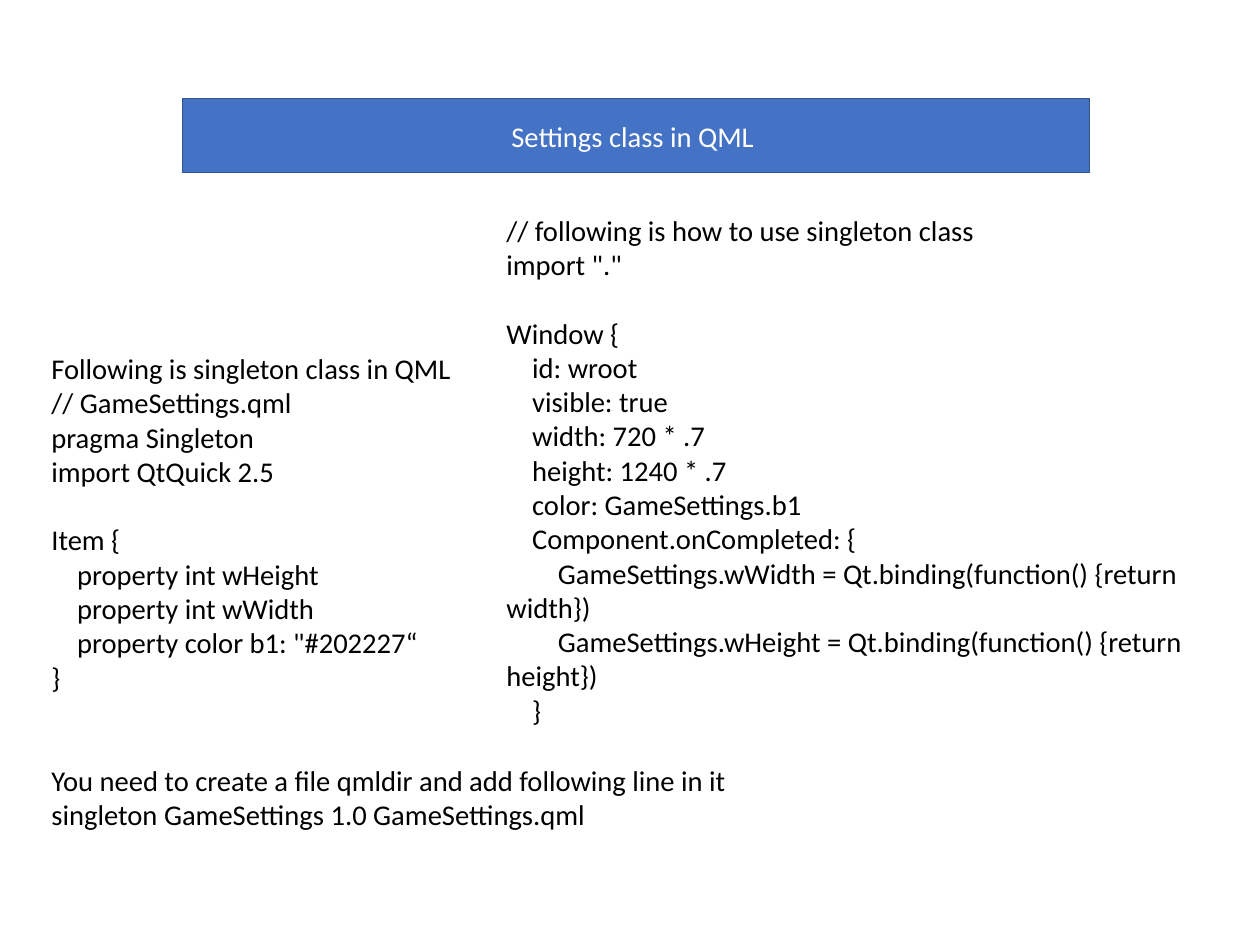
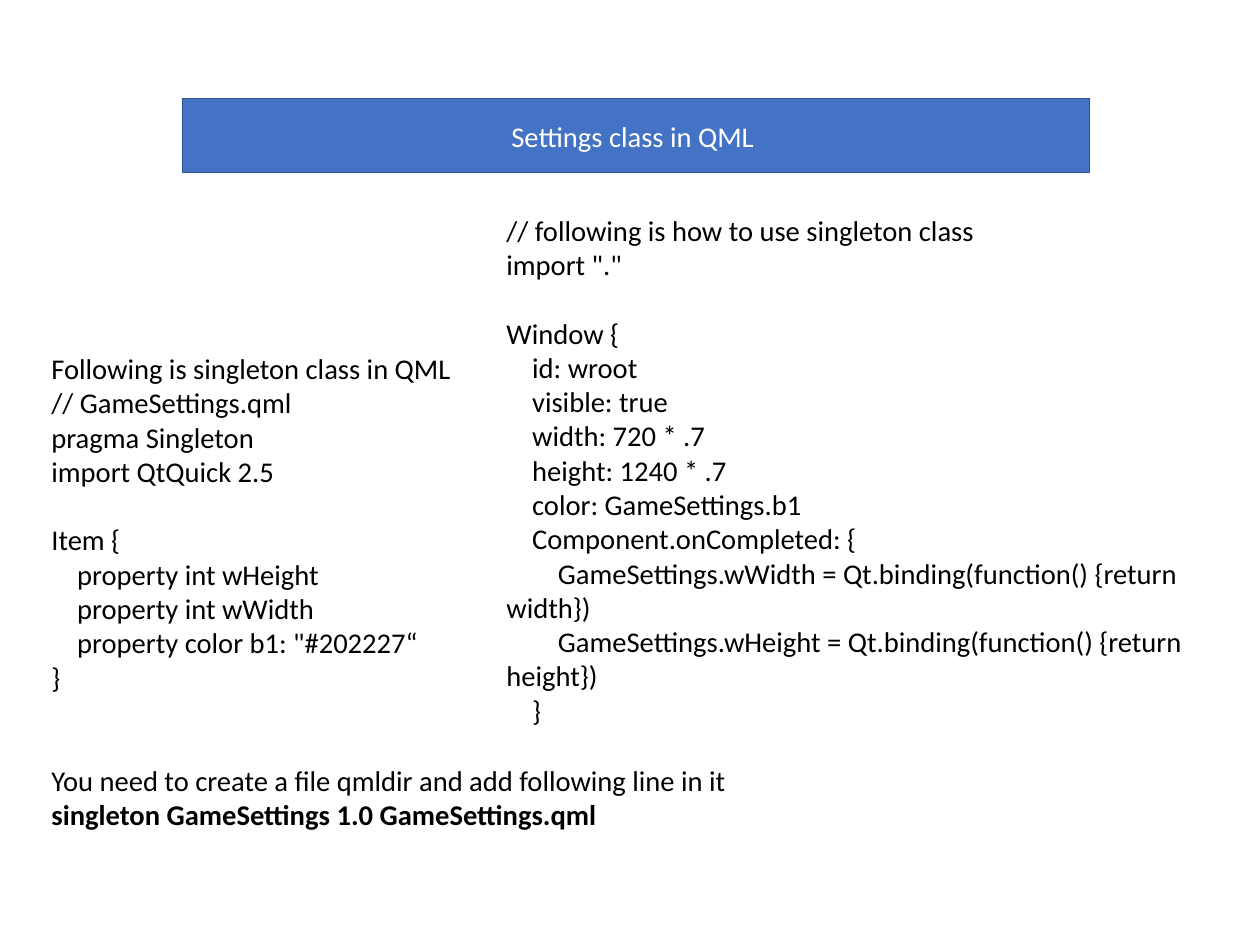
Before and after one commit to girishlande/QMLProjects, a slide deck: slide 7 of learnings.pptx. Drawn at 1260x945 pixels with LibreOffice and Linux fonts; fonts in the diff are those of the drawing; background and template pictures are left out. Boxes give left, top, right and bottom in pixels: in the first picture for what was removed or moved away, otherwise in the second. Text is boxed around its words. In the diff, an @@ line names an element or a change of style, - is before the commit and + after.

```diff
--- a/learnings.pptx
+++ b/learnings.pptx
@@ text at [51,805,596,830]: bold on in "singleton GameSettings 1.0 GameSettings.qml" @@
```
Also in this commit, not shown: 1 other slide changed, 10 slides added, 24 other files.
